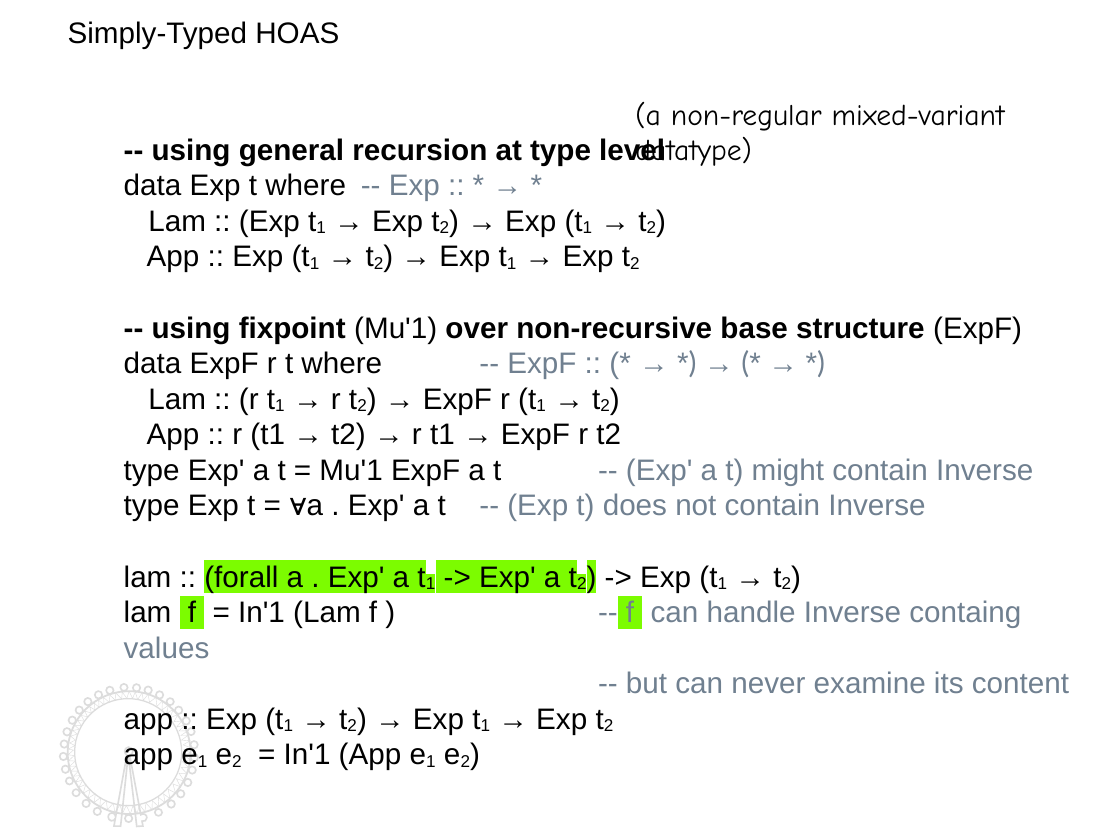
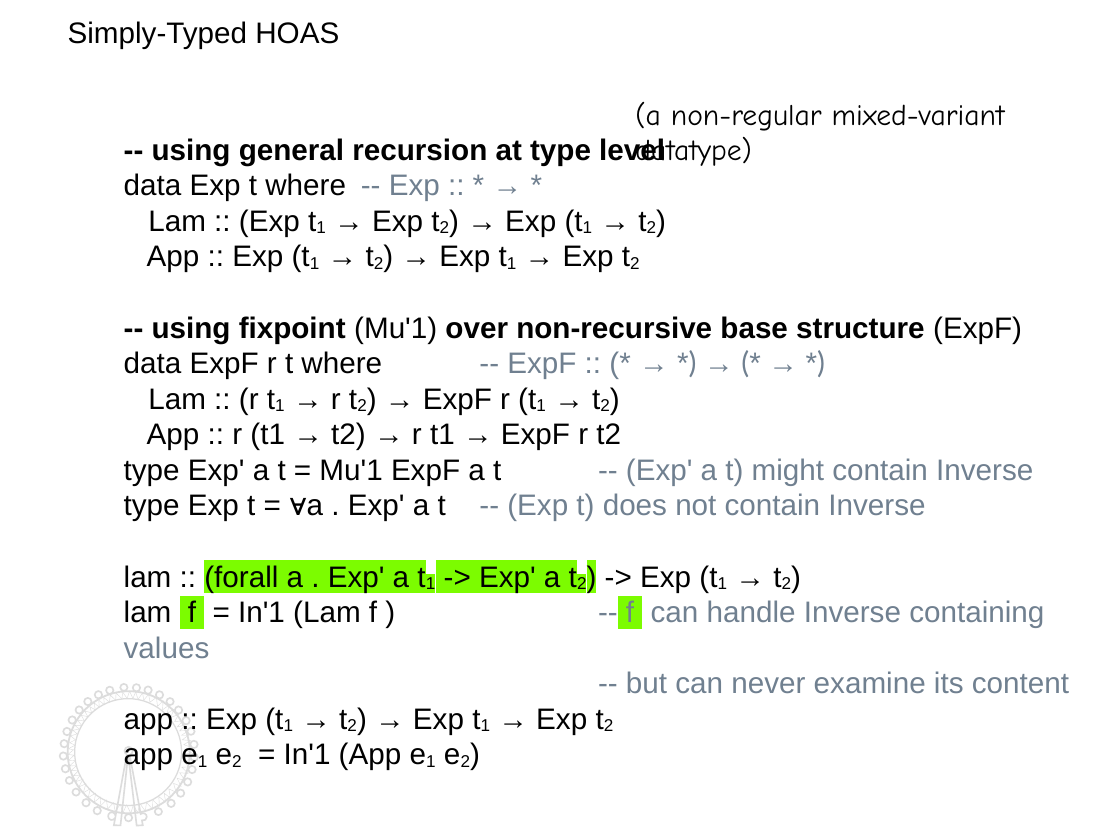
Before and after one commit to kyagrd/nax, a slide deck: slide 11 of trunk/draft/TYPES13/ppt/myslide.odp. Drawn at 1120x840 pixels with LibreOffice and Linux fonts; fonts in the diff are those of the drawing. Boxes give left, top, right and bottom in pixels: in the first picture for what was removed or moved away, otherwise in the second. Text is boxed around its words. In the diff, an @@ line names an element or a change of style, - is before the commit and + after.

```diff
--- a/trunk/draft/TYPES13/ppt/myslide.odp
+++ b/trunk/draft/TYPES13/ppt/myslide.odp
@@ text at [124, 600, 1044, 658]: text changed @@
-lam f = In'1 (Lam f ) -- f can handle Inverse containg values
+lam f = In'1 (Lam f ) -- f can handle Inverse containing values
```
Also in this commit, not shown: 16 other slides changed, 1 other file.
